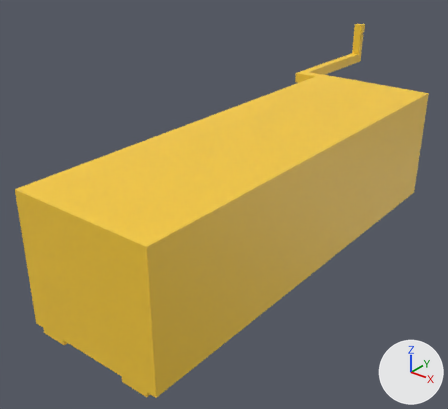
Before and after pictures for a commit that changed the glTF model l-hd30-fork/hd30_200ah_opt.glb.
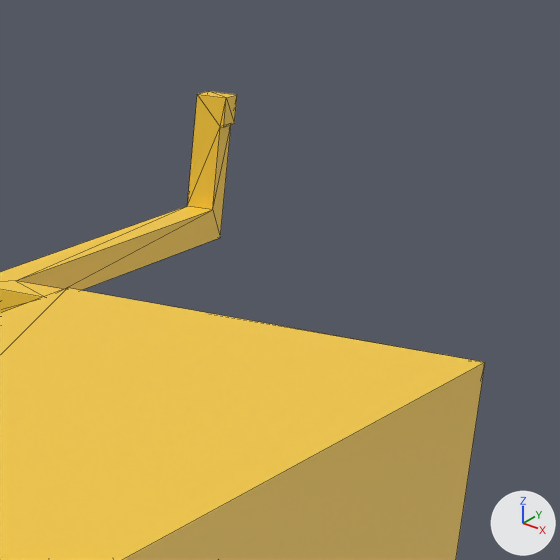
Each version is shown whole from a camera (50 mm lens) standing at (0.069, -0.696, 0.593) and looking at (-0.528, 0.051, 0.13), then close up on the part from 68% to 100% of the width and 0% to 35% of the height. The lights are fixed; the arrows at lower right show +X, +Y and +Z. The first two pictures are the older version. The close-ups show mesh edges as thin lines.

The scene before the commit, as lines of its bpy script (objects in view):
```python
me_battery_lfp_200ah_opt_p = bpy.data.meshes.new('battery_lfp_200ah_opt_P')
me_battery_lfp_200ah_opt_p.from_pydata(...)  # 44 vertices, 84 faces; spans x -0.576..-0.315, y -0.335..0.578, z 0.097..0.356
me_battery_lfp_200ah_opt_p.materials.append(mat_defaultmaterial)
ob_battery_lfp_200ah_opt_p = bpy.data.objects.new('battery_lfp_200ah_opt_P', me_battery_lfp_200ah_opt_p)
ob_battery_lfp_200ah_opt_p.location = (0.0, 0.0, 0.0)
```
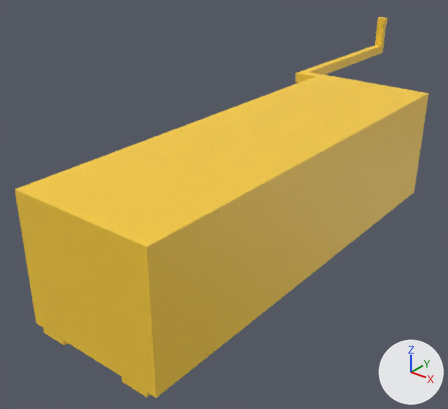
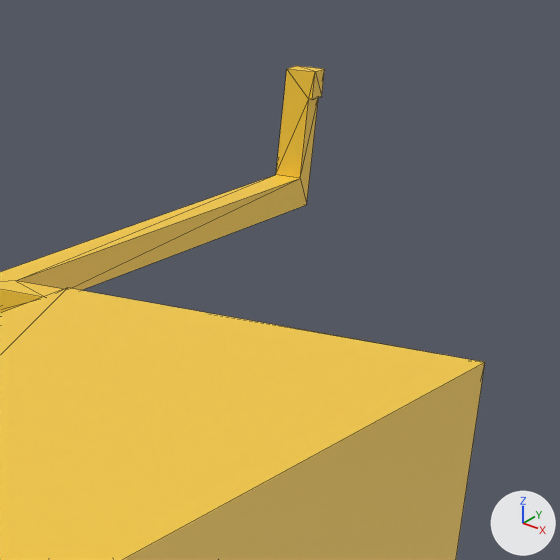
What differs and where, as boxes [x1, y1, x2, y2] in the close-ups (560 x 560 px; the box of a moved part takes in the faces that stretch with it):
'battery_lfp_200ah_opt_P', reshaped: before [0, 91, 485, 560]; after [0, 66, 485, 560]
part 1 of me_battery_lfp_200ah_opt_p, moved or reshaped: before [0, 91, 237, 290]; after [0, 66, 325, 290]

The change in detail:
me_battery_lfp_200ah_opt_p is used by ob_battery_lfp_200ah_opt_p; location (0.0, 0.0, 0.0).
me_battery_lfp_200ah_opt_p had 44 vertices, 84 faces and spanned x -0.576..-0.315, y -0.335..0.578, z 0.097..0.356.
me_battery_lfp_200ah_opt_p now has 44 vertices, 84 faces and spans x -0.576..-0.315, y -0.335..0.689, z 0.097..0.356.
me_battery_lfp_200ah_opt_p part 1: all 12 vertices in x -0.576..-0.558, y 0.565..0.578, z 0.276..0.356 are moved by (0.0, 0.111, 0.0).
